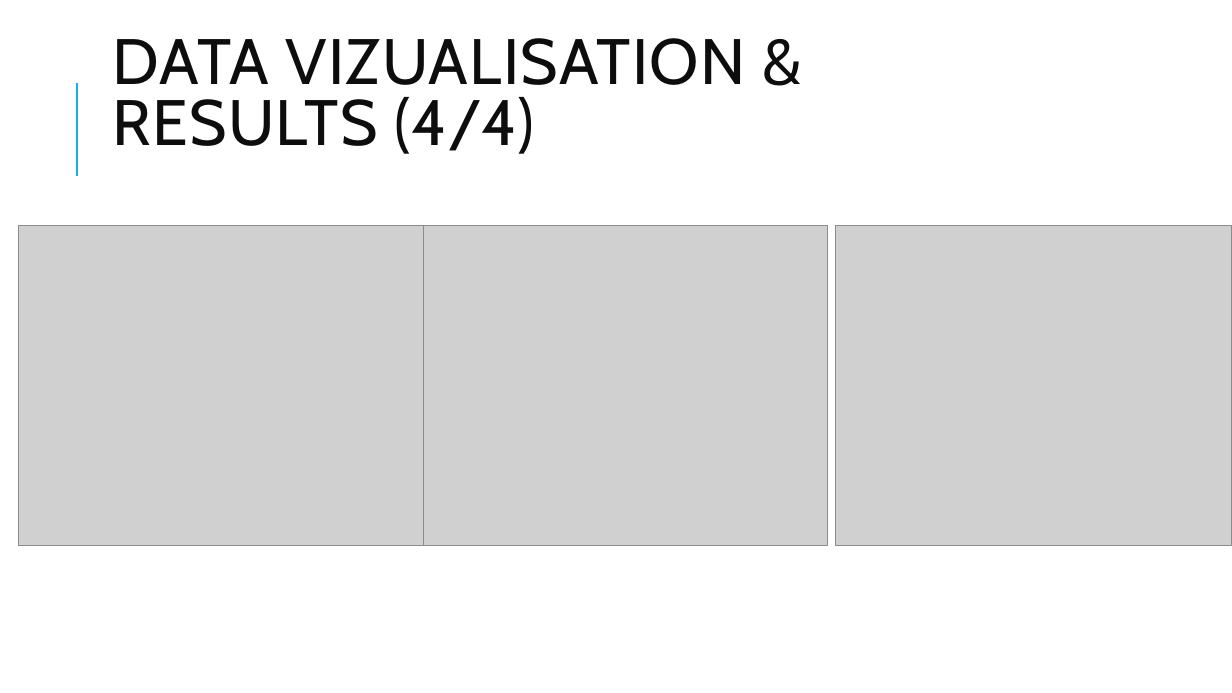
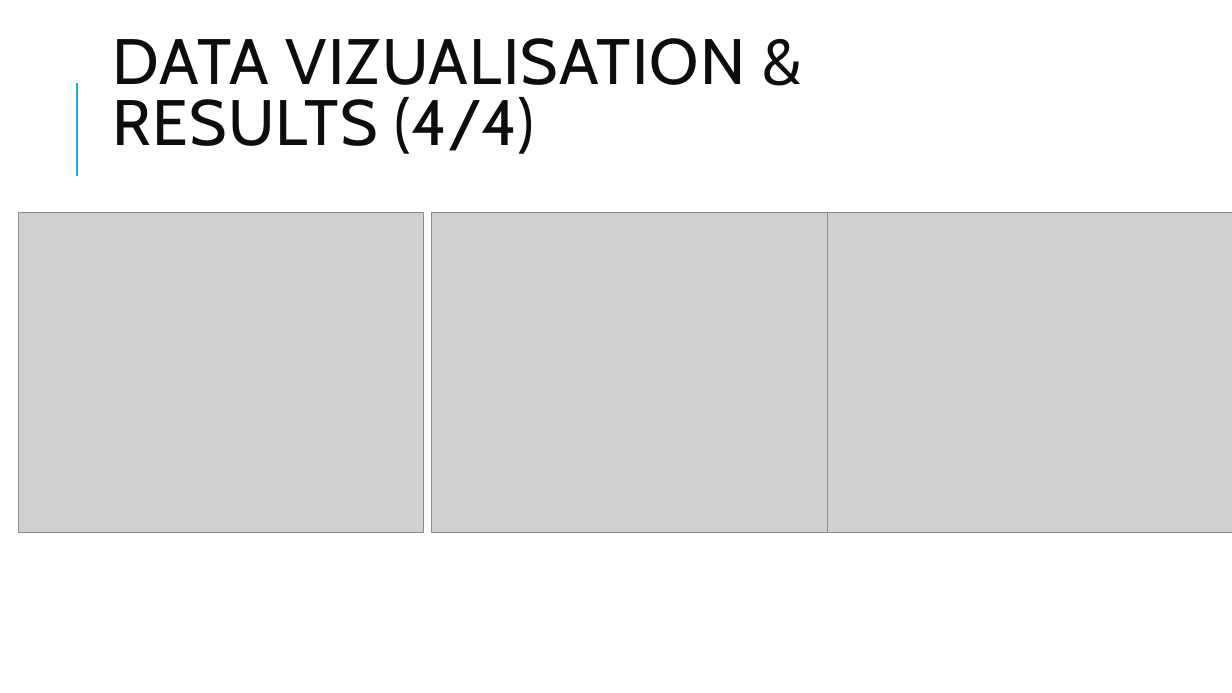
Before and after one commit to Camillelib/Data_Pipeline_Project, a slide deck: slide 9 of Output/Project week 2.pptx. Drawn at 1232x693 pixels with LibreOffice and Linux fonts; fonts in the diff are those of the drawing; grey boxes stand for pictures. Boxes give left, top, right and bottom in pixels: in the first picture for what was removed or moved away, otherwise in the second. Text is boxed around its words. In the diff, an @@ line names an element or a change of style, - is before the commit and + after.

```diff
--- a/Output/Project week 2.pptx
+++ b/Output/Project week 2.pptx
@@ picture: place and size @@
-picture at <box>423,226,828,545</box>
+picture at <box>18,213,423,532</box>
@@ picture: place and size @@
-picture at <box>836,226,1232,545</box>
+picture at <box>432,213,828,532</box>
@@ picture: place and size @@
-picture at <box>18,226,423,545</box>
+picture at <box>828,213,1232,532</box>
```
Also in this commit, not shown: 4 other slides changed.
